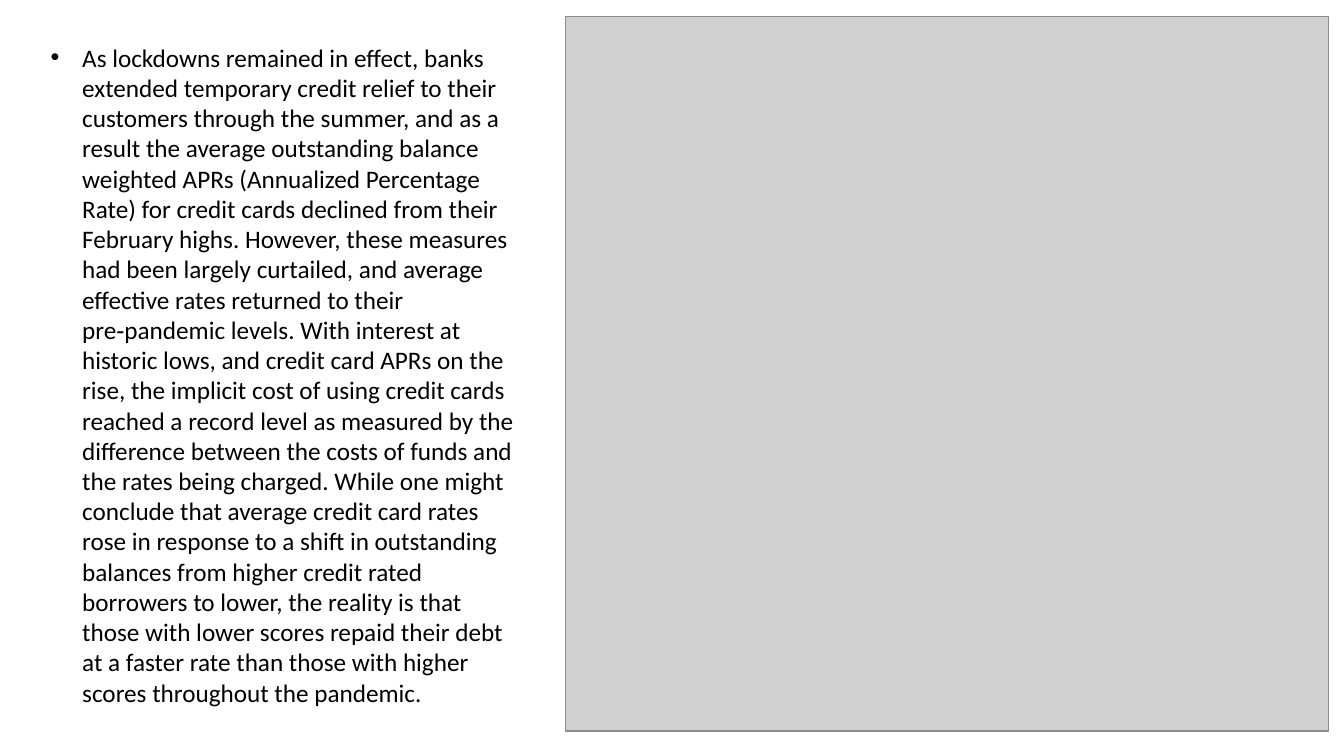
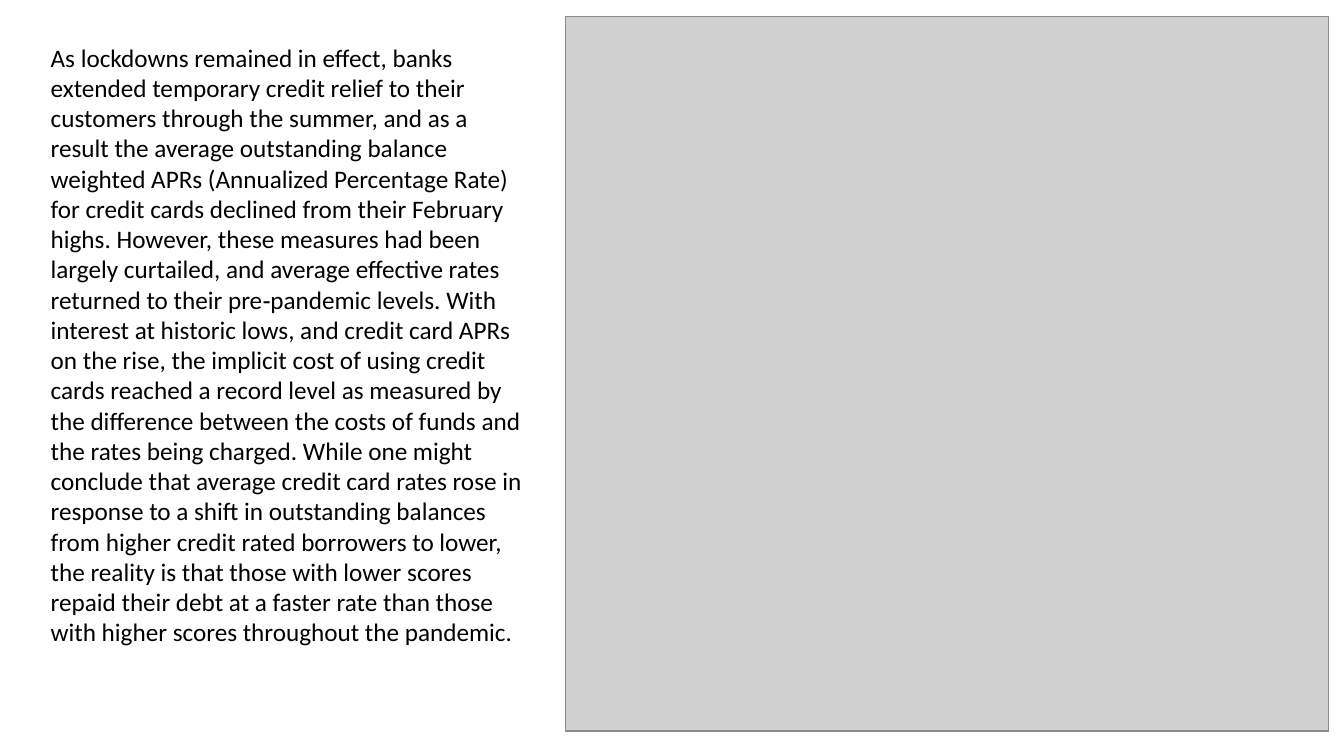
Before and after one commit to kristianrafuse/Canadian-Household-Finance-Study, a slide deck: slide 14 of Final Project 1.pptx. Drawn at 1344x756 pixels with LibreOffice and Linux fonts; fonts in the diff are those of the drawing; grey boxes stand for pictures. Boxes give left, top, right and bottom in pixels: in the first picture for what was removed or moved away, otherwise in the second. Text is boxed around its words. In the diff, an @@ line names an element or a change of style, - is before the commit and + after.

```diff
--- a/Final Project 1.pptx
+++ b/Final Project 1.pptx
@@ text "As lockdowns remained in effect, ..." at <box>51,49,521,646</box>: bullet • to none @@
```
Also in this commit, not shown: 12 other slides changed, 1 slide added, 3 slides removed.
